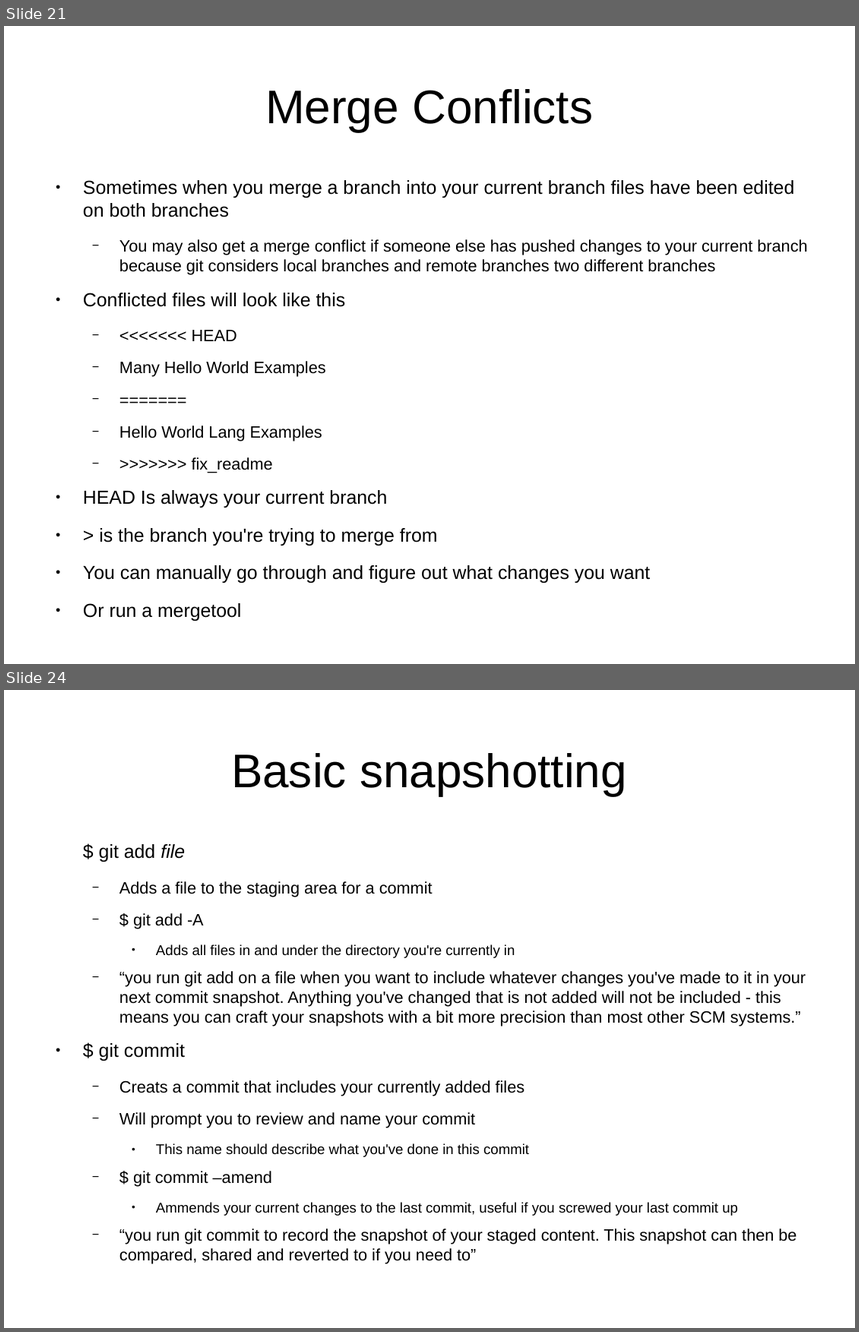
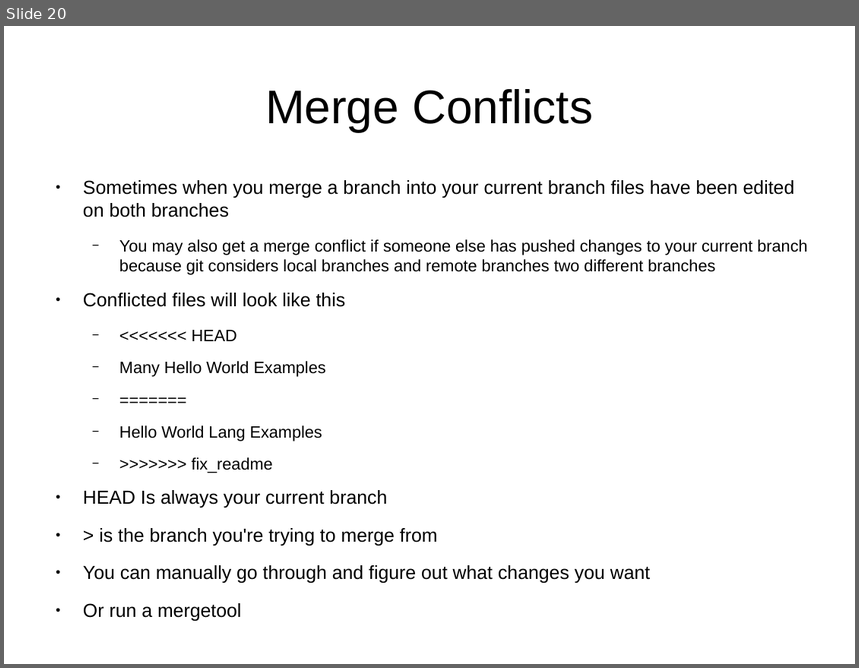
Before and after one commit to UMKCRobotics/Chris-Git-Presentation, a slide deck: presentation.odp. Shown one above the other, each under a label of ours: slides 21 and 24 before the commit, slide 20 after it; the slides between them are not shown. The pictures are 859x1332 and 859x668 pixels, drawn with LibreOffice and Linux fonts; fonts in the diff are those of the drawing. Boxes give left, top, right and bottom in pixels: in the first picture for what was removed or moved away, otherwise in the second. Text is boxed around its words. In the diff, an @@ line names an element or a change of style, - is before the commit and + after.

```diff
--- a/presentation.odp
+++ b/presentation.odp
@@ slide 24 removed at (x1=4, y1=690, x2=855, y2=1328), background #FFFFFF @@
@@ title removed at (x1=231, y1=753, x2=627, y2=796) @@
-Basic snapshotting
@@ text removed at (x1=99, y1=844, x2=806, y2=1265) @@
-$ git add file
-  − Adds a file to the staging area for a commit
-  − $ git add -A
-    ● Adds all files in and under the directory you're currently in
-  − “you run git add on a file when you want to include whatever changes you've made to it in your next commit snapshot. Anything you've changed that is not added will not be included - this means you can craft your snapshots with a bit more precision than most other SCM systems.”
-● $ git commit
-  − Creats a commit that includes your currently added files
-  − Will prompt you to review and name your commit
-    ● This name should describe what you've done in this commit
-  − $ git commit –amend
-    ● Ammends your current changes to the last commit, useful if you screwed your last commit up
-  − “you run git commit to record the snapshot of your staged content. This snapshot can then be compared, shared and reverted to if you need to”
@@ what was slide 21 is now slide 20 @@
```
Also in this commit, not shown: 1 slide changed, 3 slides added, 9 other slides removed, 2 other files.
